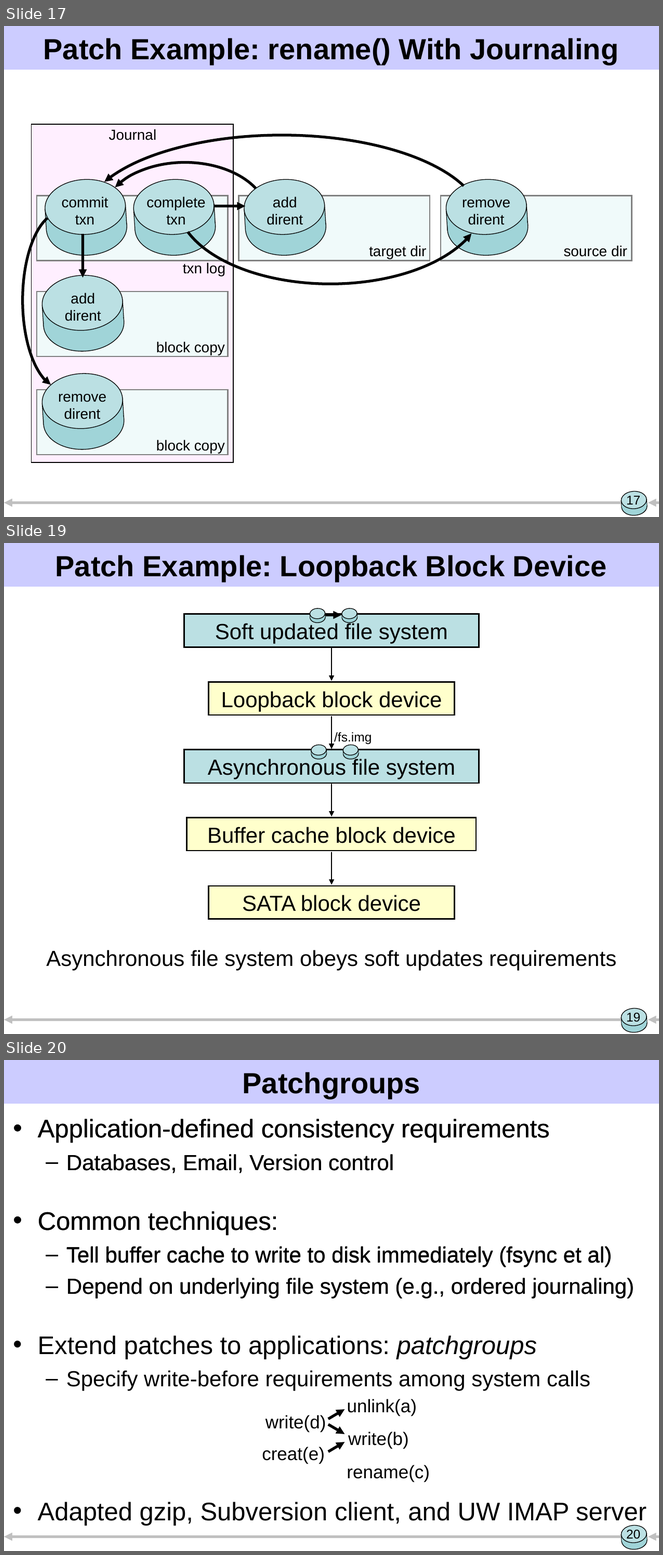
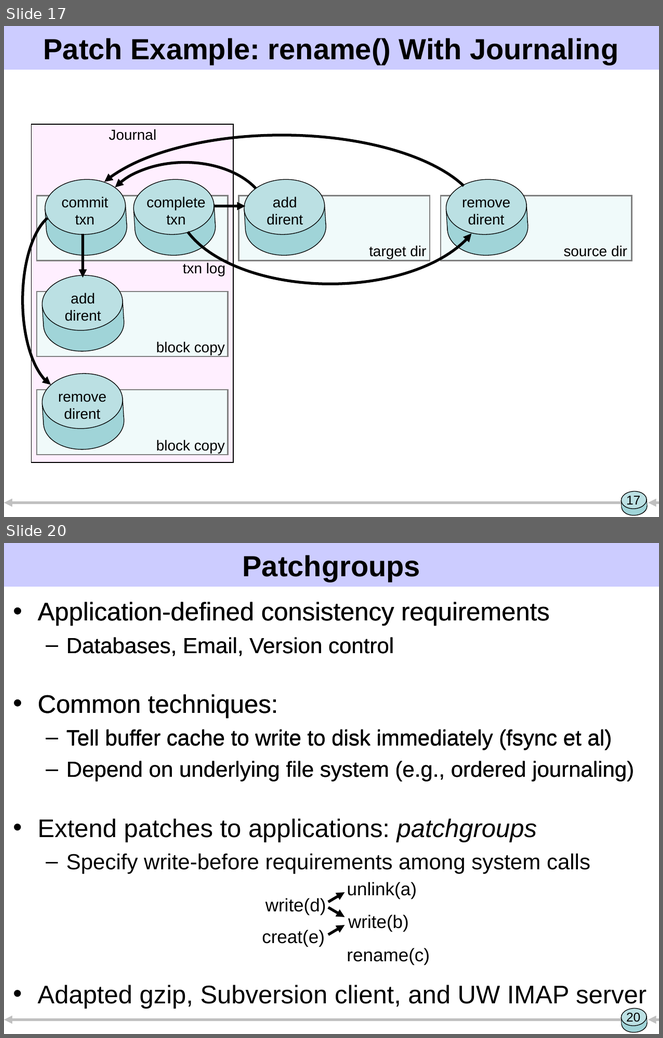
Before and after one commit to ucla-readable/fstitch-doc, a slide deck: sosp/pres.ppt. Shown one above the other, each under a label of ours: slides 17, 19 and 20 before the commit, slides 17 and 20 after it; the slides between them are not shown. The pictures are 663x1555 and 663x1038 pixels, drawn with LibreOffice and Linux fonts; fonts in the diff are those of the drawing. Boxes give left, top, right and bottom in pixels: in the first picture for what was removed or moved away, otherwise in the second. Text is boxed around its words. In the diff, an @@ line names an element or a change of style, - is before the commit and + after.

```diff
--- a/sosp/pres.ppt
+++ b/sosp/pres.ppt
@@ slide 19 removed at <box>4,543,659,1034</box>, background #FFFFFF; not listed: 7 template elements that a slide beside it also shows @@
@@ title removed at <box>55,555,607,582</box> @@
-Patch Example: Loopback Block Device
@@ rectangle removed at <box>184,614,479,647</box> @@
-Soft updated file system
@@ group removed at <box>310,608,358,623</box>: 4 rectangles, 4 ellipses, 1 arrow @@
@@ arrow removed from (332, 648) to (332, 681) @@
@@ rectangle removed at <box>209,682,455,715</box> @@
-Loopback block device
@@ arrow removed from (332, 717) to (332, 749) @@
@@ text removed at <box>334,732,372,745</box> @@
-/fs.img
@@ group removed at <box>311,744,359,760</box>: 4 rectangles, 4 ellipses @@
@@ rectangle removed at <box>184,750,479,783</box> @@
-Asynchronous file system
@@ arrow removed from (332, 784) to (332, 817) @@
@@ rectangle removed at <box>187,818,476,851</box> @@
-Buffer cache block device
@@ arrow removed from (332, 852) to (332, 885) @@
@@ rectangle removed at <box>209,886,455,919</box> @@
-SATA block device
@@ text removed at <box>46,950,617,971</box> @@
-Asynchronous file system obeys soft updates requirements
@@ page number removed at <box>626,1013,640,1025</box> @@
-19
```
Also in this commit, not shown: 5 slides changed, 1 slide added, 1 other slide removed.
